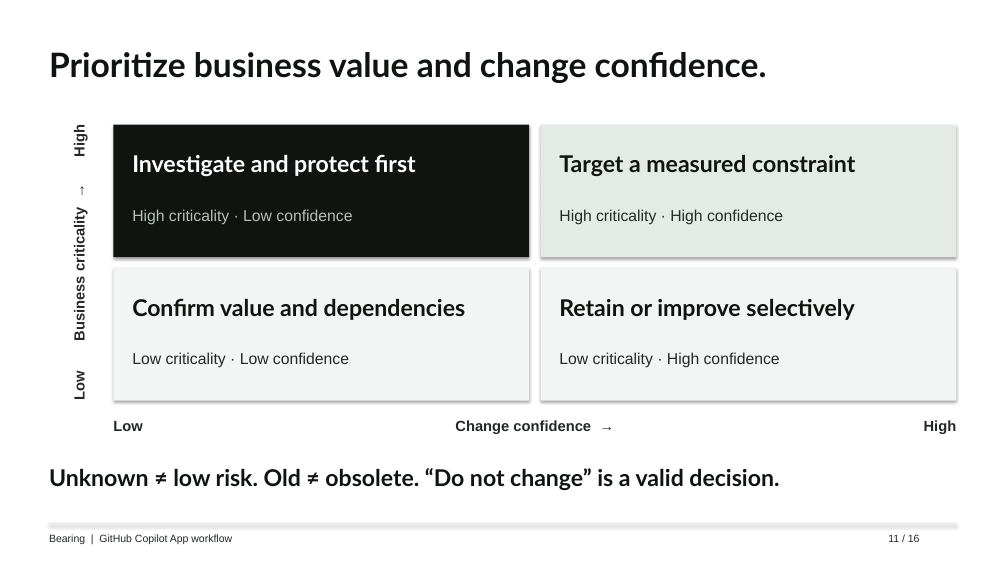
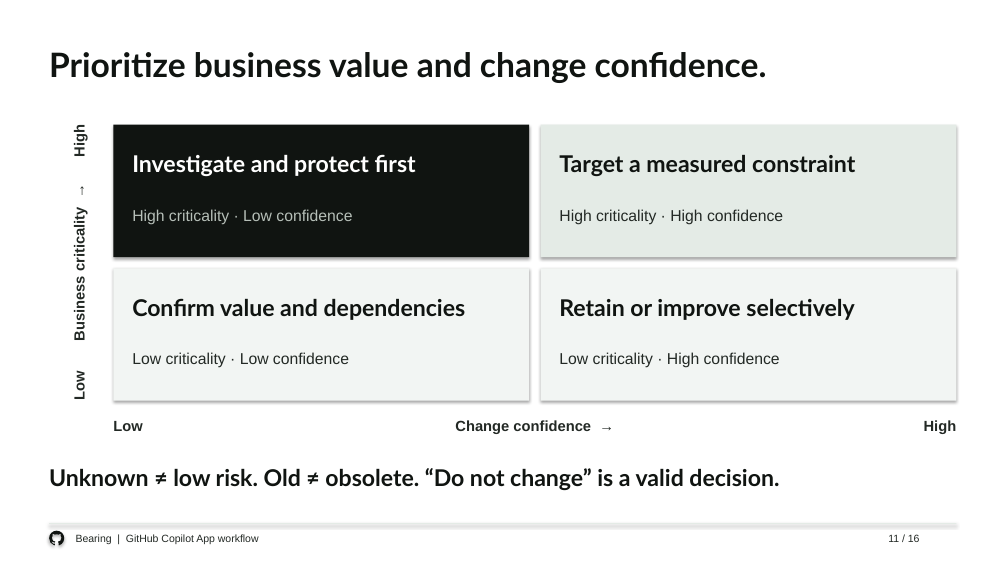
Before and after one commit to eltyagi/bearingV2, a slide deck: slide 11 of submission/bearing-enterprise-deck.pptx. Drawn at 1008x567 pixels with LibreOffice and Linux fonts; fonts in the diff are those of the drawing. Boxes give left, top, right and bottom in pixels: in the first picture for what was removed or moved away, otherwise in the second. Text is boxed around its words. In the diff, an @@ line names an element or a change of style, - is before the commit and + after.

```diff
--- a/submission/bearing-enterprise-deck.pptx
+++ b/submission/bearing-enterprise-deck.pptx
@@ freeform shape added at <box>49,531,64,546</box>, fill #101411 @@
@@ text "Bearing | GitHub Copilot App ...": place and size @@
-text "Bearing | GitHub Copilot App ..." at <box>49,534,232,544</box>
+text "Bearing | GitHub Copilot App ..." at <box>76,534,259,544</box>
```
Also in this commit, not shown: 15 other slides changed.
